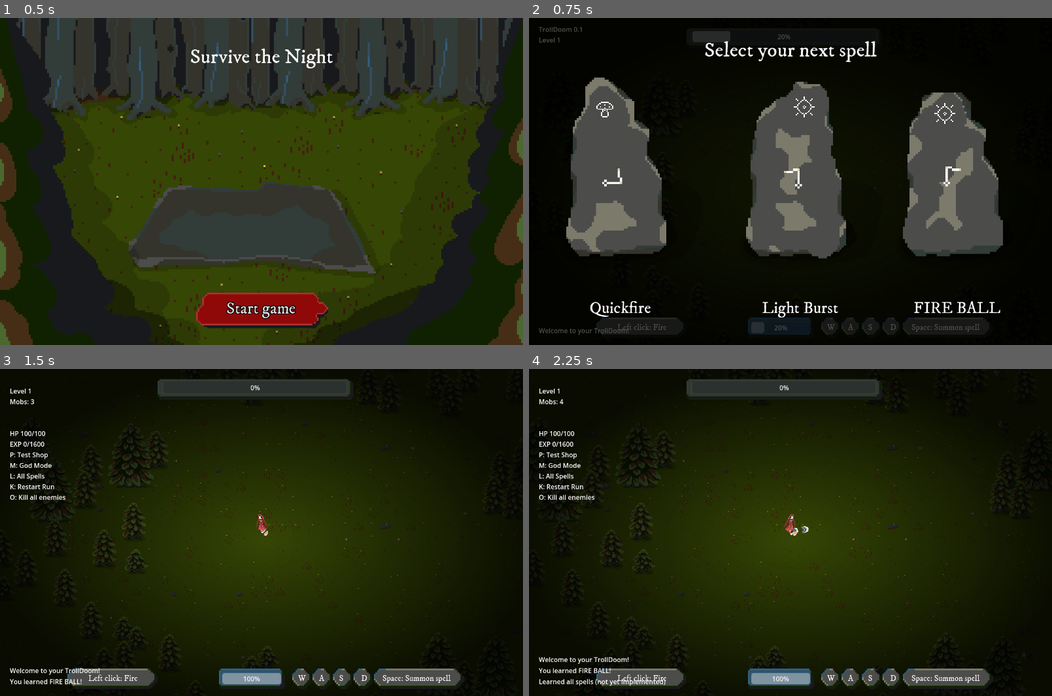
Above: before the commit, frames 1-4 (two rows, left to right).
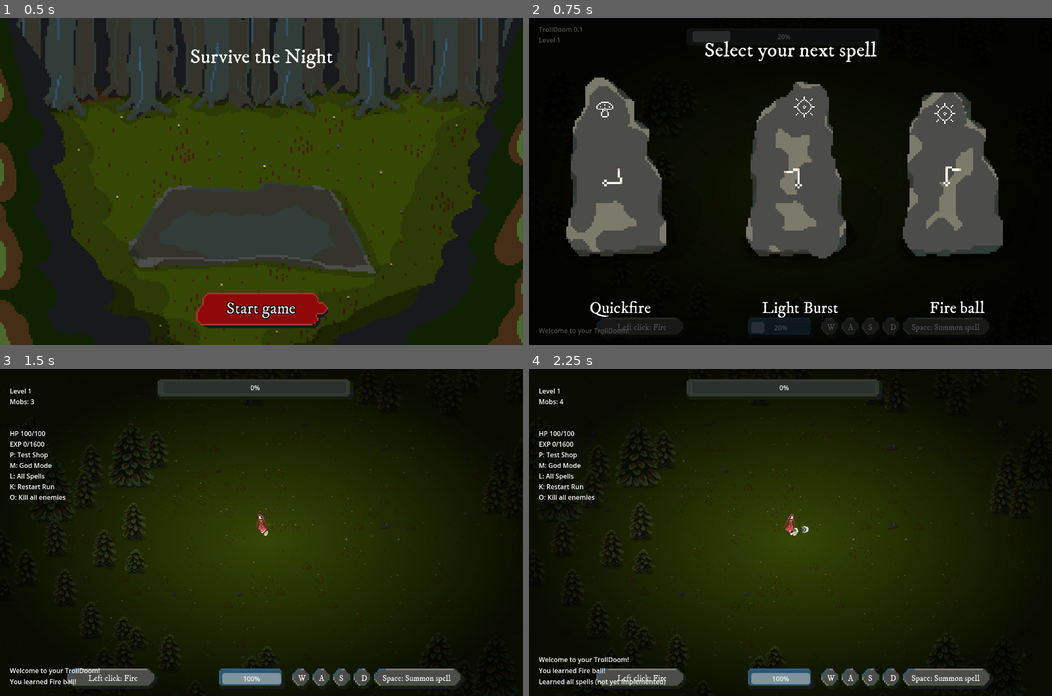
Above: after the commit, the same moments.

Repository: milestone-dev/ld55
Game: Godot game, scene res://scenes/start.tscn
The game is run twice, just before and just after one commit, with the same random seed, the same clock (stepped at 60 frames per second) and the same inputs.
Inputs (mouse positions are in pixels of both pictures, inside the frame that each line leads up to):
- Up to frame 1 (0.5 s): no input
- Up to frame 2 (0.75 s): click "Start game" at 0.5 s
- Up to frame 3 (1.5 s): click "FIRE BALL" (after the commit: "Fire ball") at 1.25 s
- Up to frame 4 (2.25 s): tap Enter at 2 s; move the mouse to (905, 516) at 2.02 s; hold D (move_right) from 2.03 s (still down); tap L (dev_allspells) at 2.1 s; click (905, 516) at 2.17 s

Frame 1 is identical in both runs. In frame 2, 0.3% of the frame differs, in the area x 73-91%, y 86-91%; in frame 3, less than 0.1%; in frame 4, less than 0.1%.

Commit message:
Rename spells w right casing

Diff:
--- a/resources/spells/SUN_B1.tres
+++ b/resources/spells/SUN_B1.tres
@@ -8,7 +8,7 @@
 
 [resource]
 script = ExtResource("1_rrb4r")
-name = "FIRE BALL"
+name = "Fire ball"
 code = "A0,B0,B1"
 description = "1x Growing fire projectile (tight cone) in click in direction"
 weight = 1.0
--- a/resources/spells/SUN_B2.tres
+++ b/resources/spells/SUN_B2.tres
@@ -9,7 +9,7 @@
 
 [resource]
 script = ExtResource("1_r10lt")
-name = "FLAME BREATH"
+name = "Flame Breath"
 code = "A0,B0,B1,C1,C2"
 description = "Rotating flamethrower for N seconds"
 dependency = ExtResource("1_34wse")
--- a/resources/spells/SUN_B3.tres
+++ b/resources/spells/SUN_B3.tres
@@ -8,7 +8,7 @@
 
 [resource]
 script = ExtResource("1_ivida")
-name = "INFERNO"
+name = "Inferno"
 code = "A0,B0,B1,C1,C2,B2,B3,B4"
 description = "Boardclearing AOE of FIRE"
 dependency = ExtResource("1_iukkp")
Not shown: 1 places in resources/spells/SUN_B2.tres that only renumber resources
